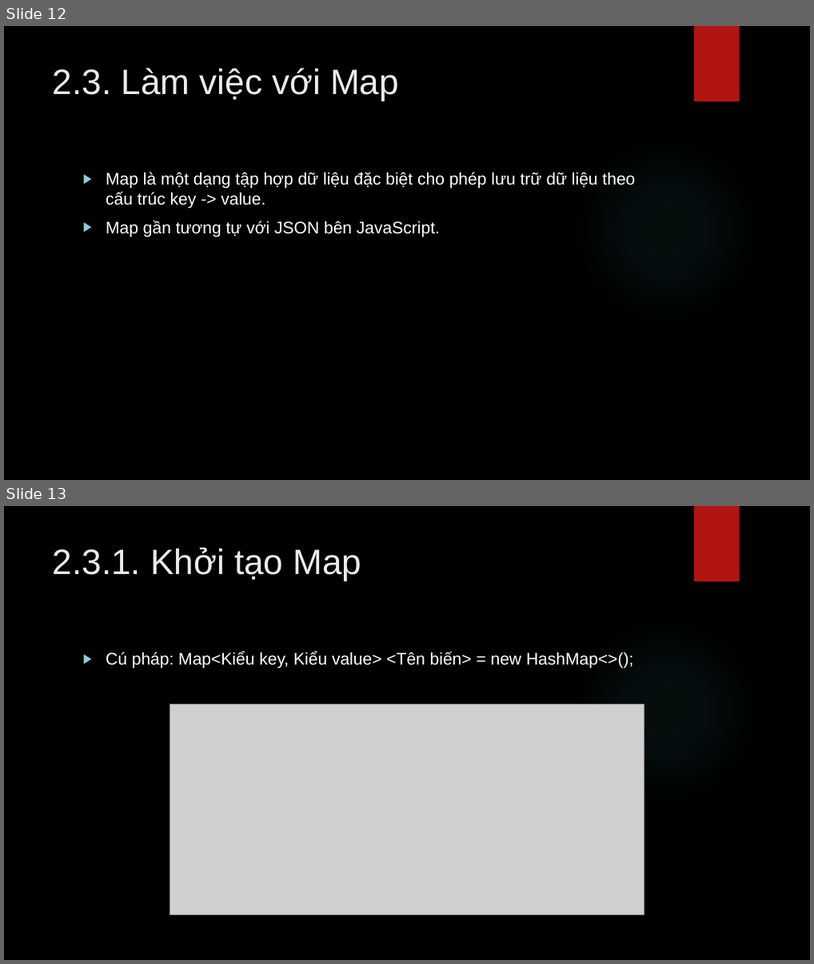
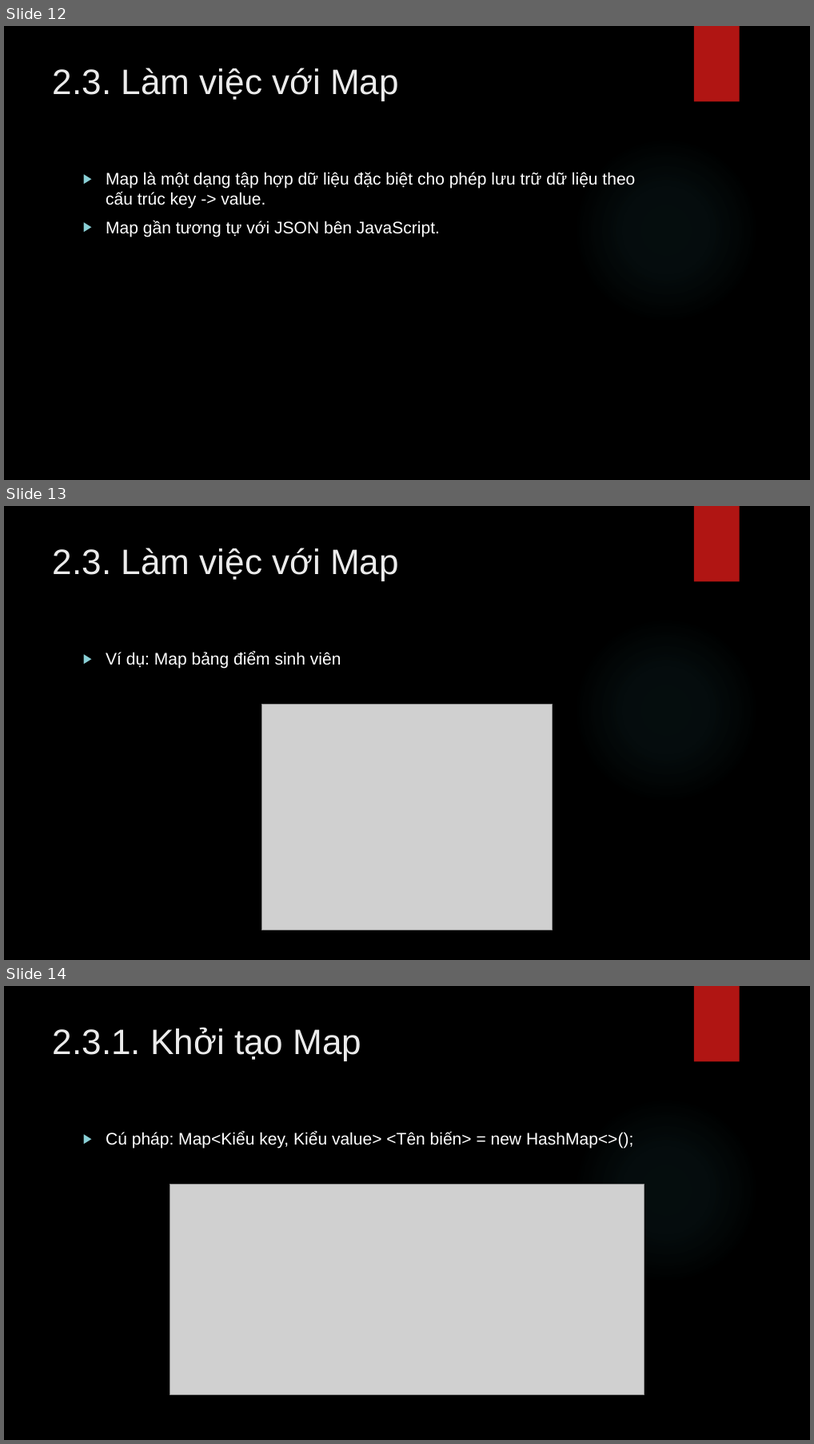
Before and after one commit to lequochai26/GDUTraining_Basic_Java_Web_Development, a slide deck: Slides/Day_4_2.pptx. Shown one above the other, each under a label of ours: slides 12 and 13 before the commit, slides 12, 13 and 14 after it. The pictures are 814x964 and 814x1444 pixels, drawn with LibreOffice and Linux fonts; fonts in the diff are those of the drawing; grey boxes stand for pictures; background and template pictures are left out. Boxes give left, top, right and bottom in pixels: in the first picture for what was removed or moved away, otherwise in the second. Text is boxed around its words. In the diff, an @@ line names an element or a change of style, - is before the commit and + after.

```diff
--- a/Slides/Day_4_2.pptx
+++ b/Slides/Day_4_2.pptx
@@ slide 13 added at (4, 506, 810, 960), background picture (left out); not listed: 2 template elements that a slide beside it also shows @@
@@ title added at (53, 548, 399, 580), 42 pt, text #EBEBEB @@
+2.3. Làm việc với Map
@@ text added at (106, 652, 342, 668), 20 pt, text #FFFFFF @@
+▶ Ví dụ: Map bảng điểm sinh viên
@@ picture added at (262, 704, 553, 930) @@
@@ what was slide 13 is now slide 14 @@
```
Also in this commit, not shown: 2 slides changed.
